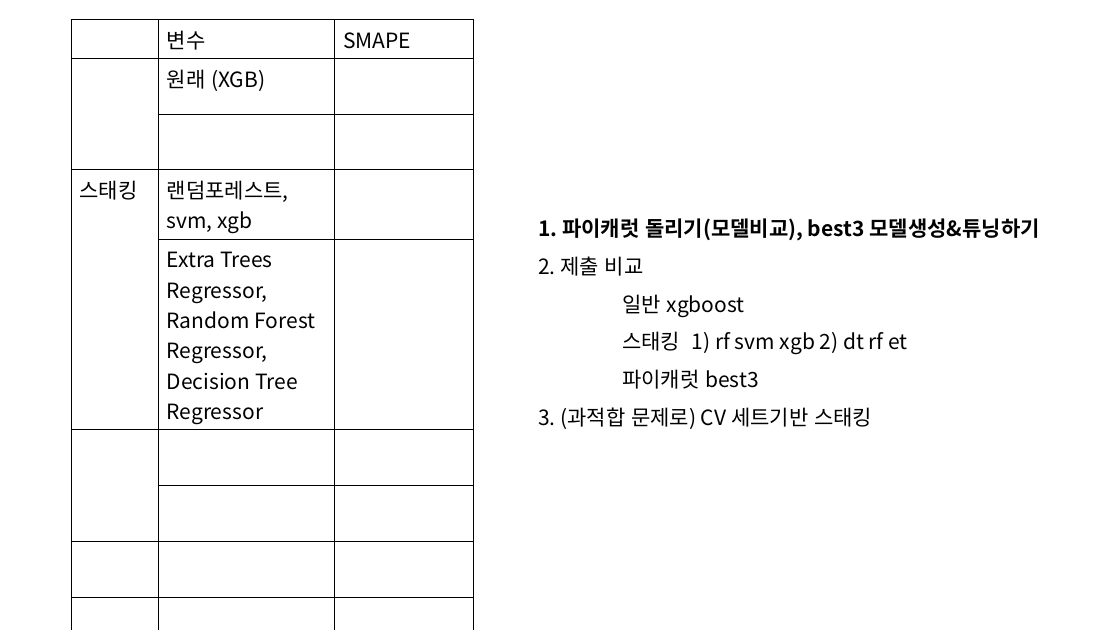
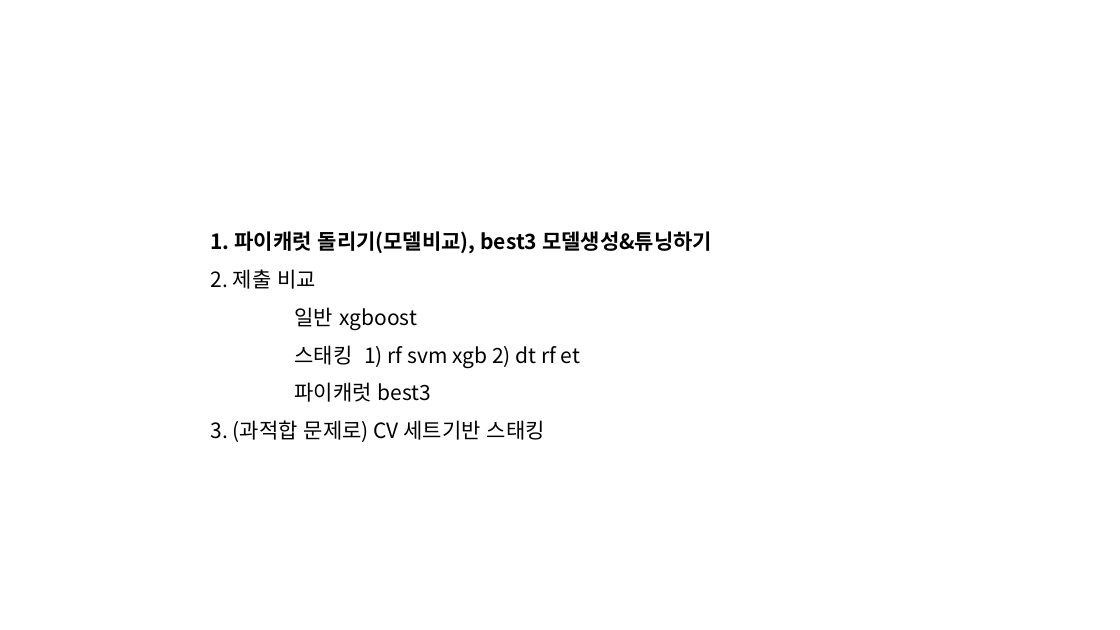
Before and after one commit to 2023dacon/Power-usage-Prediction, a slide deck: slide 6 of 파일/대회.pptx. Drawn at 1120x630 pixels with LibreOffice and Linux fonts; fonts in the diff are those of the drawing. Boxes give left, top, right and bottom in pixels: in the first picture for what was removed or moved away, otherwise in the second. Text is boxed around its words. In the diff, an @@ line names an element or a change of style, - is before the commit and + after.

```diff
--- a/파일/대회.pptx
+++ b/파일/대회.pptx
@@ table removed at <box>71,20,475,611</box>, 9 rows, 3 columns @@
- | 변수 | SMAPE
- | 원래 (XGB) | 
- |  | 
-스태킹 | 랜덤포레스트, svm, xgb | 
- | Extra Trees Regressor, Random Forest Regressor, Decision Tree Regressor | 
- |  | 
- |  | 
- |  | 
- |  | 
@@ text "1. 파이캐럿 돌리기(모델비교), best3 모델생성&튜닝하기": place and size @@
-text "1. 파이캐럿 돌리기(모델비교), best3 모델생성&튜닝하기" at <box>538,218,1040,429</box>
+text "1. 파이캐럿 돌리기(모델비교), best3 모델생성&튜닝하기" at <box>211,231,712,442</box>
```
Also in this commit, not shown: 1 other slide changed, 2 slides added, 1 other file.
